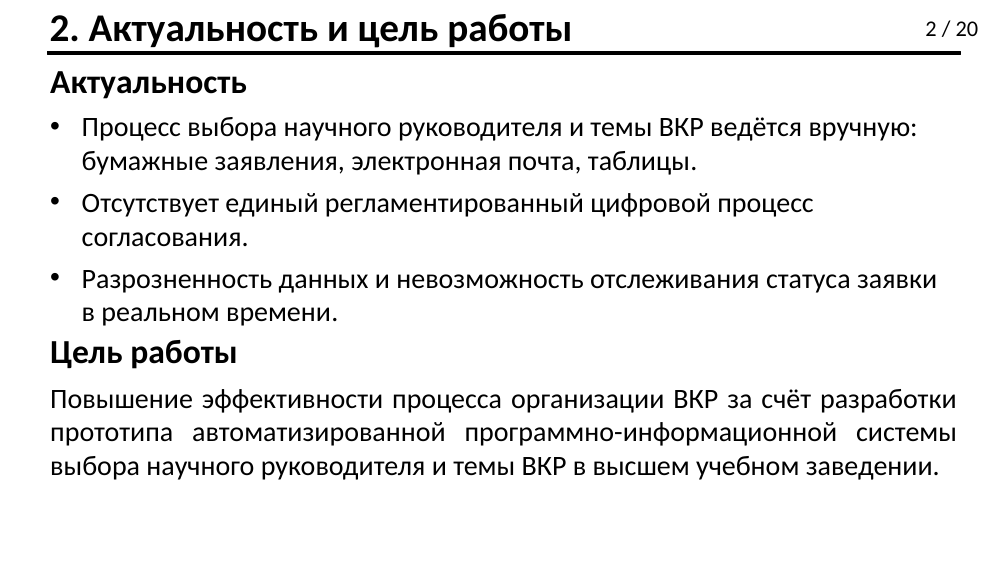
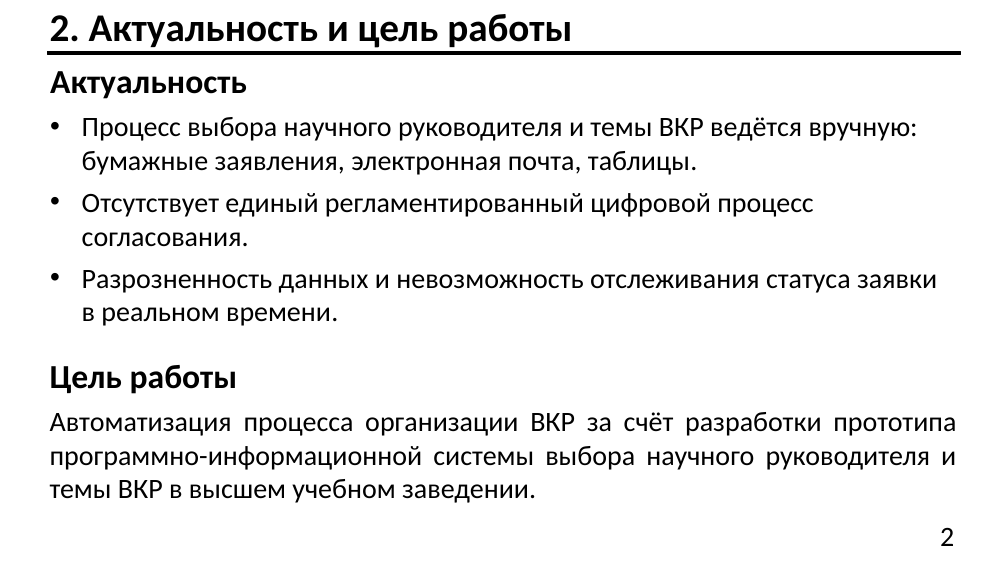
Before and after one commit to Effecktus/AcademicTopicSelectionService, a slide deck: slide 2 of docs/ilyin_pres.pptx. Drawn at 1008x567 pixels with LibreOffice and Linux fonts; fonts in the diff are those of the drawing. Boxes give left, top, right and bottom in pixels: in the first picture for what was removed or moved away, otherwise in the second. Text is boxed around its words. In the diff, an @@ line names an element or a change of style, - is before the commit and + after.

```diff
--- a/docs/ilyin_pres.pptx
+++ b/docs/ilyin_pres.pptx
@@ text "Цель работы": place and size @@
-text "Цель работы" at (50, 340, 237, 369)
+text "Цель работы" at (50, 365, 237, 394)
@@ text at (50, 412, 956, 503): text changed @@
-Повышение эффективности процесса организации ВКР за счёт разработки прототипа автоматизированной программно-информационной системы выбора научного руководителя и темы ВКР в высшем учебном заведении.
+Автоматизация процесса организации ВКР за счёт разработки прототипа программно-информационной системы выбора научного руководителя и темы ВКР в высшем учебном заведении.
@@ text at (940, 527, 954, 546): text changed; size 16 to 20 pt @@
-2 / 20
+2
```
Also in this commit, not shown: 19 other slides changed, 3 slides added, 23 other files.
